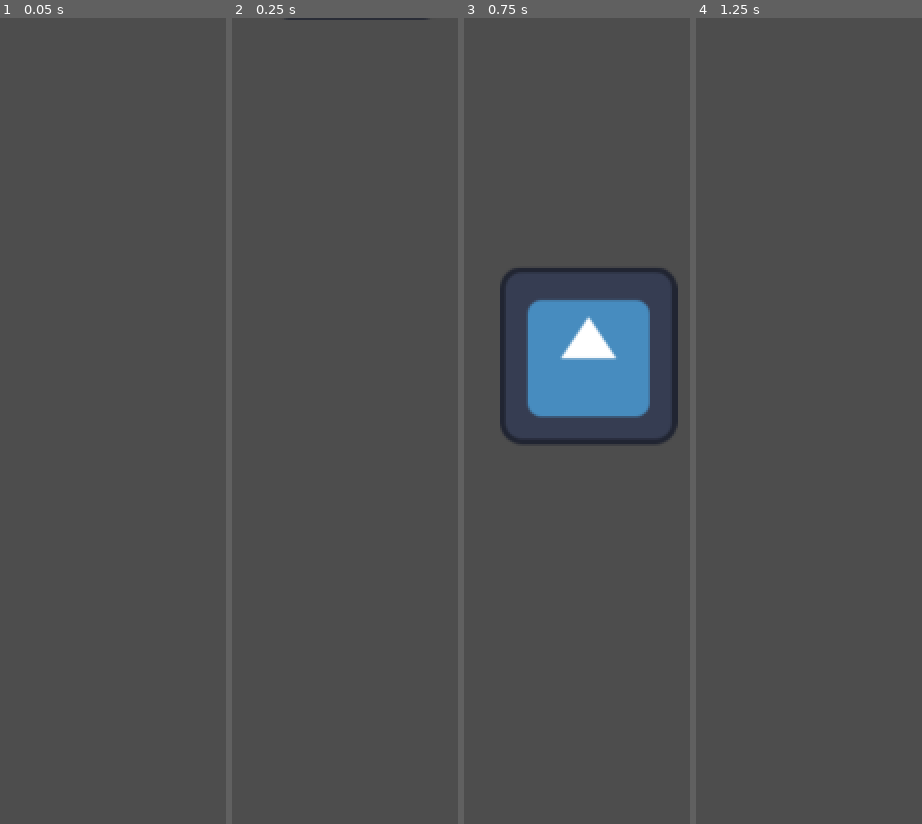
Above: before the commit, frames 1-4 (left to right).
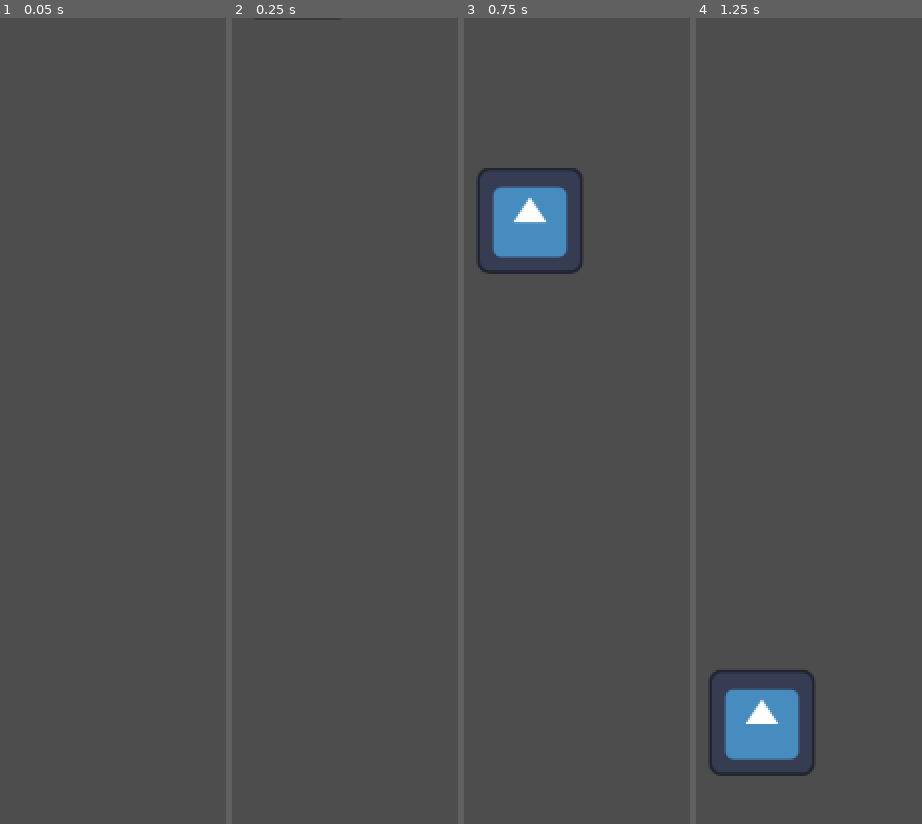
Above: after the commit, the same moments.

Repository: emibarg/gj025
Game: Godot game, scene res://Enemies/Enemy.tscn
Same seed, same stepped clock (60 frames per second), same inputs: the game is played once before the commit and once after it. The engine's default icon, where the game draws it, is replaced by a stand-in: a white triangle on a blue panel in a dark square.
Inputs:
- Up to frame 1 (0.05 s): no input
- Up to frame 2 (0.25 s): no input
- Up to frame 3 (0.75 s): no input
- Up to frame 4 (1.25 s): no input

Frame 1 is identical in both runs. In frame 2, less than 0.1% of the frame differs, in the area x 48-86%, y 0-1%; in frame 3, 14%, in the area x 6-95%, y 18-53%; in frame 4, 3.6%.

Commit message:
no me acuerdo que hicimos

Diff:
--- /dev/null
+++ b/Main/main.gd
@@ -0,0 +1,12 @@
+extends Node2D
+@export var Vein : PackedScene
+
+# Called when the node enters the scene tree for the first time.
+func _ready() -> void:
+	var StartingVein = Vein.instantiate()
+	add_child(StartingVein)
+
+
+# Called every frame. 'delta' is the elapsed time since the previous frame.
+func _process(delta: float) -> void:
+	pass
--- /dev/null
+++ b/Main/main.tscn
@@ -0,0 +1,15 @@
+[gd_scene load_steps=4 format=3 uid="uid://bc451m1gikq5a"]
+
+[ext_resource type="Script" path="res://Main/main.gd" id="1_xug03"]
+[ext_resource type="PackedScene" uid="uid://c7n0iro3w2plh" path="res://Map/simple_vein.tscn" id="2_1ei74"]
+[ext_resource type="PackedScene" uid="uid://dam3nc2f7w8j" path="res://Player/player.tscn" id="2_q8phl"]
+
+[node name="Main" type="Node2D"]
+script = ExtResource("1_xug03")
+Vein = ExtResource("2_1ei74")
+
+[node name="Camera2D" type="Camera2D" parent="."]
+offset = Vector2(960, 540)
+
+[node name="SoftBody2D" parent="." instance=ExtResource("2_q8phl")]
+position = Vector2(890, 905)
--- /dev/null
+++ b/Map/simple_vein.tscn
@@ -0,0 +1,24 @@
+[gd_scene load_steps=2 format=3 uid="uid://c7n0iro3w2plh"]
+
+[sub_resource type="RectangleShape2D" id="RectangleShape2D_ga130"]
+
+[node name="SimpleVein" type="Node2D"]
+
+[node name="WallLeft" type="RigidBody2D" parent="."]
+position = Vector2(640, -2920)
+collision_mask = 0
+gravity_scale = 0.0
+
+[node name="CollisionShape2D" type="CollisionShape2D" parent="WallLeft"]
+scale = Vector2(1, 400)
+shape = SubResource("RectangleShape2D_ga130")
+
+[node name="WallRight" type="RigidBody2D" parent="."]
+position = Vector2(1280, -2920)
+collision_mask = 0
+gravity_scale = 0.0
+lock_rotation = true
+
+[node name="CollisionShape2D" type="CollisionShape2D" parent="WallRight"]
+scale = Vector2(1, 400)
+shape = SubResource("RectangleShape2D_ga130")
--- a/Player/Player.tscn
+++ b/Player/Player.tscn
@@ -1,11 +1,12 @@
 [gd_scene load_steps=29 format=3 uid="uid://dam3nc2f7w8j"]
 
-[ext_resource type="Texture2D" uid="uid://cv6k0cg2c8k2t" path="res://icon.svg" id="1_buxg3"]
+[ext_resource type="Texture2D" uid="uid://cevfkp1jace0l" path="res://Player/burbuja.png" id="1_3g5ja"]
 
 [sub_resource type="GDScript" id="GDScript_gadep"]
 script/source = "extends SoftBody2D
 
 @export var speed = 300
+var TargetY : int = 905
 
 # Called when the node enters the scene tree for the first time.
 func _ready():
@@ -30,8 +31,13 @@
 		direction.x += 1
 
 	# Change the position
+	if $\"Bone-11\".global_position.y > TargetY+10:
+		direction.y -= 0.5
+	if $\"Bone-11\".global_position.y < TargetY-10:
+		direction.y += 0.5
 
 	$\"Bone-11\".linear_velocity = speed * direction
+
 
 
 	pass
@@ -239,7 +245,7 @@
 
 [node name="SoftBody2D" type="Polygon2D"]
 position = Vector2(544, 161)
-texture = ExtResource("1_buxg3")
+texture = ExtResource("1_3g5ja")
 skeleton = NodePath("Skeleton2D")
 polygon = PackedVector2Array(11, 1, 8, 1, 7, 3, 5, 3, 2, 8, 1, 8, 1, 11, 0, 11, 0, 117, 3, 121, 3, 123, 11, 128, 117, 1 …(3079 unchanged characters)…
 polygons = [PackedInt32Array(32, 29, 30), PackedInt32Array(30, 31, 32), PackedInt32Array(36, 33, 34), PackedInt32Array( …(5874 unchanged characters)…
@@ -254,6 +260,8 @@
 [node name="Bone-0" type="Bone2D" parent="Skeleton2D"]
 position = Vector2(7.5, 22.5)
 rotation = 1.03038
+scale = Vector2(1, 1.02831)
+skew = -0.22798
 rest = Transform2D(0.514496, 0.857493, -0.857493, 0.514496, 7.5, 22.5)
 auto_calculate_length_and_angle = false
 length = 30.0
@@ -266,6 +274,7 @@
 
 [node name="Bone-1" type="Bone2D" parent="Skeleton2D"]
 position = Vector2(7.5, 60)
+scale = Vector2(1, 0.999999)
 rest = Transform2D(1, 0, 0, 1, 7.5, 60)
 auto_calculate_length_and_angle = false
 length = 30.0
@@ -278,6 +287,7 @@
 
 [node name="Bone-2" type="Bone2D" parent="Skeleton2D"]
 position = Vector2(7.5, 90)
+scale = Vector2(1, 0.999999)
 rest = Transform2D(1, 0, 0, 1, 7.5, 90)
 auto_calculate_length_and_angle = false
 length = 30.0
@@ -290,7 +300,9 @@
 
 [node name="Bone-3" type="Bone2D" parent="Skeleton2D"]
 position = Vector2(7.5, 116.5)
-rotation = -0.866851
+rotation = -0.866849
+scale = Vector2(1, 1.03045)
+skew = 0.235549
 rest = Transform2D(0.647231, -0.762294, 0.762294, 0.647231, 7.5, 116.5)
 auto_calculate_length_and_angle = false
 length = 30.0
@@ -303,6 +315,7 @@
 
 [node name="Bone-4" type="Bone2D" parent="Skeleton2D"]
 position = Vector2(30, 7.5)
+scale = Vector2(1, 0.999999)
 rest = Transform2D(1, 0, 0, 1, 30, 7.5)
 auto_calculate_length_and_angle = false
 length = 30.0
@@ -316,6 +329,7 @@
 [node name="Bone-5" type="Bone2D" parent="Skeleton2D"]
 position = Vector2(30, 30)
 rotation = -1.5708
+scale = Vector2(0.999999, 1)
 rest = Transform2D(-4.37114e-08, -1, 1, -4.37114e-08, 30, 30)
 auto_calculate_length_and_angle = false
 length = 30.0
@@ -329,6 +343,7 @@
 [node name="Bone-6" type="Bone2D" parent="Skeleton2D"]
 position = Vector2(30, 60)
 rotation = 1.5708
+scale = Vector2(0.999999, 1)
 rest = Transform2D(-4.37114e-08, 1, -1, -4.37114e-08, 30, 60)
 auto_calculate_length_and_angle = false
 length = 30.0
@@ -342,6 +357,7 @@
 [node name="Bone-7" type="Bone2D" parent="Skeleton2D"]
 position = Vector2(30, 90)
 rotation = 1.5708
+scale = Vector2(0.999999, 1)
 rest = Transform2D(-4.37114e-08, 1, -1, -4.37114e-08, 30, 90)
 auto_calculate_length_and_angle = false
 length = 30.0
@@ -355,6 +371,7 @@
 [node name="Bone-8" type="Bone2D" parent="Skeleton2D"]
 position = Vector2(30, 116.5)
 rotation = -1.5708
+scale = Vector2(0.999999, 1)
 rest = Transform2D(-4.37114e-08, -1, 1, -4.37114e-08, 30, 116.5)
 auto_calculate_length_and_angle = false
 length = 30.0
@@ -368,6 +385,7 @@
 [node name="Bone-9" type="Bone2D" parent="Skeleton2D"]
 position = Vector2(60, 7.5)
 rotation = 1.5708
+scale = Vector2(0.999999, 1)
 rest = Transform2D(-4.37114e-08, 1, -1, -4.37114e-08, 60, 7.5)
 auto_calculate_length_and_angle = false
 length = 30.0
@@ -381,6 +399,7 @@
 [node name="Bone-10" type="Bone2D" parent="Skeleton2D"]
 position = Vector2(60, 30)
 rotation = 1.5708
+scale = Vector2(0.999999, 1)
 rest = Transform2D(-4.37114e-08, 1, -1, -4.37114e-08, 60, 30)
 auto_calculate_length_and_angle = false
 length = 30.0
@@ -394,6 +413,7 @@
 [node name="Bone-11" type="Bone2D" parent="Skeleton2D"]
 position = Vector2(60, 60)
 rotation = 1.5708
+scale = Vector2(0.999999, 1)
 rest = Transform2D(-4.37114e-08, 1, -1, -4.37114e-08, 60, 60)
 auto_calculate_length_and_angle = false
 length = 30.0
@@ -407,6 +427,7 @@
 [node name="Bone-12" type="Bone2D" parent="Skeleton2D"]
 position = Vector2(60, 90)
 rotation = 1.5708
+scale = Vector2(0.999999, 1)
 rest = Transform2D(-4.37114e-08, 1, -1, -4.37114e-08, 60, 90)
 auto_calculate_length_and_angle = false
 length = 30.0
@@ -420,6 +441,7 @@
 [node name="Bone-13" type="Bone2D" parent="Skeleton2D"]
 position = Vector2(60, 116.5)
 rotation = -1.5708
+scale = Vector2(0.999999, 1)
 rest = Transform2D(-4.37114e-08, -1, 1, -4.37114e-08, 60, 116.5)
 auto_calculate_length_and_angle = false
 length = 30.0
@@ -433,6 +455,7 @@
 [node name="Bone-14" type="Bone2D" parent="Skeleton2D"]
 position = Vector2(90, 7.5)
 rotation = 1.5708
+scale = Vector2(0.999999, 1)
 rest = Transform2D(-4.37114e-08, 1, -1, -4.37114e-08, 90, 7.5)
 auto_calculate_length_and_angle = false
 length = 30.0
@@ -446,6 +469,7 @@
 [node name="Bone-15" type="Bone2D" parent="Skeleton2D"]
 position = Vector2(90, 30)
 rotation = 1.5708
+scale = Vector2(0.999999, 1)
 rest = Transform2D(-4.37114e-08, 1, -1, -4.37114e-08, 90, 30)
 auto_calculate_length_and_angle = false
 length = 30.0
@@ -459,6 +483,7 @@
 [node name="Bone-16" type="Bone2D" parent="Skeleton2D"]
 position = Vector2(90, 60)
 rotation = 1.5708
+scale = Vector2(0.999999, 1)
 rest = Transform2D(-4.37114e-08, 1, -1, -4.37114e-08, 90, 60)
 auto_calculate_length_and_angle = false
 length = 30.0
@@ -472,6 +497,7 @@
 [node name="Bone-17" type="Bone2D" parent="Skeleton2D"]
 position = Vector2(90, 90)
 rotation = 1.5708
+scale = Vector2(0.999999, 1)
 rest = Transform2D(-4.37114e-08, 1, -1, -4.37114e-08, 90, 90)
 auto_calculate_length_and_angle = false
 length = 30.0
@@ -485,6 +511,7 @@
 [node name="Bone-18" type="Bone2D" parent="Skeleton2D"]
 position = Vector2(90, 116.5)
 rotation = -1.5708
+scale = Vector2(0.999999, 1)
 rest = Transform2D(-4.37114e-08, -1, 1, -4.37114e-08, 90, 116.5)
 auto_calculate_length_and_angle = false
 length = 30.0
@@ -498,6 +525,8 @@
 [node name="Bone-19" type="Bone2D" parent="Skeleton2D"]
 position = Vector2(116.5, 7.5)
 rotation = 2.43765
+scale = Vector2(1, 1.02637)
+skew = 0.21889
 rest = Transform2D(-0.762294, 0.647231, -0.647231, -0.762294, 116.5, 7.5)
 auto_calculate_length_and_angle = false
 length = 30.0
@@ -511,6 +540,7 @@
 [node name="Bone-20" type="Bone2D" parent="Skeleton2D"]
 position = Vector2(116.5, 30)
 rotation = -1.5708
+scale = Vector2(0.999999, 1)
 rest = Transform2D(-4.37114e-08, -1, 1, -4.37114e-08, 116.5, 30)
 auto_calculate_length_and_angle = false
 length = 30.0
@@ -524,6 +554,7 @@
 [node name="Bone-21" type="Bone2D" parent="Skeleton2D"]
 position = Vector2(116.5, 60)
 rotation = -1.5708
+scale = Vector2(0.999999, 1)
 rest = Transform2D(-4.37114e-08, -1, 1, -4.37114e-08, 116.5, 60)
 auto_calculate_length_and_angle = false
 length = 30.0
@@ -537,6 +568,7 @@
 [node name="Bone-22" type="Bone2D" parent="Skeleton2D"]
 position = Vector2(116.5, 90)
 rotation = -1.5708
+scale = Vector2(0.999999, 1)
 rest = Transform2D(-4.37114e-08, -1, 1, -4.37114e-08, 116.5, 90)
 auto_calculate_length_and_angle = false
 length = 30.0
@@ -549,7 +581,8 @@
 
 [node name="Bone-23" type="Bone2D" parent="Skeleton2D"]
 position = Vector2(116.5, 116.5)
-rotation = 3.14159
+rotation = -3.14159
+scale = Vector2(1, 0.999999)
 rest = Transform2D(-1, -8.74228e-08, 8.74228e-08, -1, 116.5, 116.5)
 auto_calculate_length_and_angle = false
 length = 30.0
--- a/project.godot
+++ b/project.godot
@@ -14,6 +14,11 @@
 run/main_scene="res://Enemies/Enemy.tscn"
 config/features=PackedStringArray("4.3", "GL Compatibility")
 config/icon="res://icon.svg"
+
+[display]
+
+window/size/viewport_width=1920
+window/size/viewport_height=1080
 
 [editor_plugins]
 
Binary file added: Player/burbuja.png
Not shown, added: Player/burbuja.png.import
